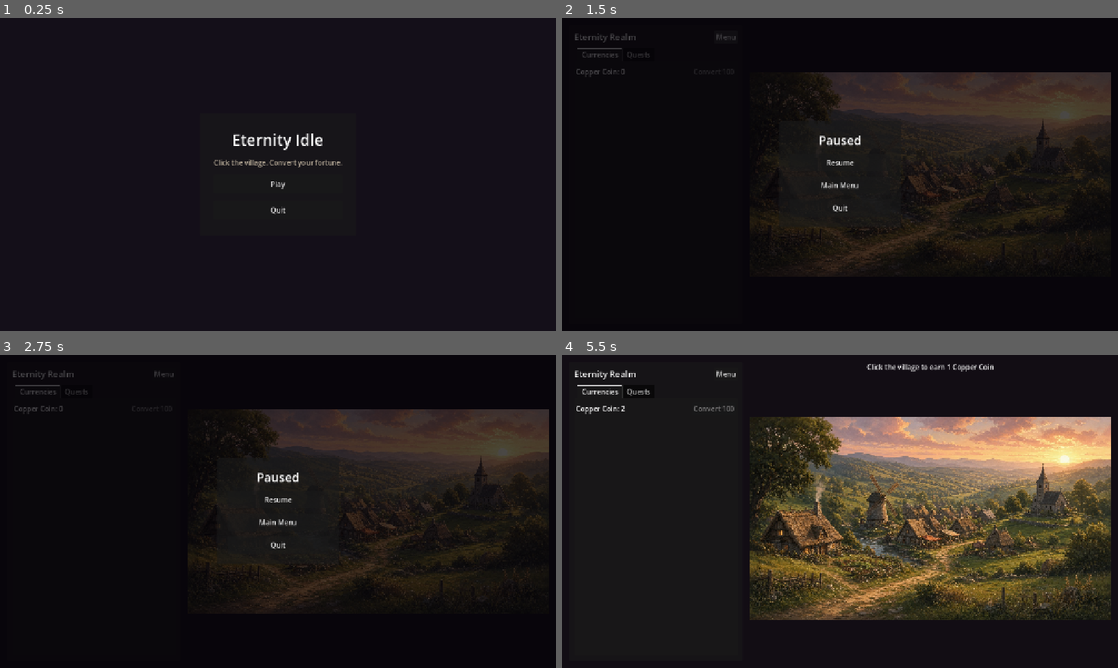
Above: before the commit, frames 1-4 (two rows, left to right).
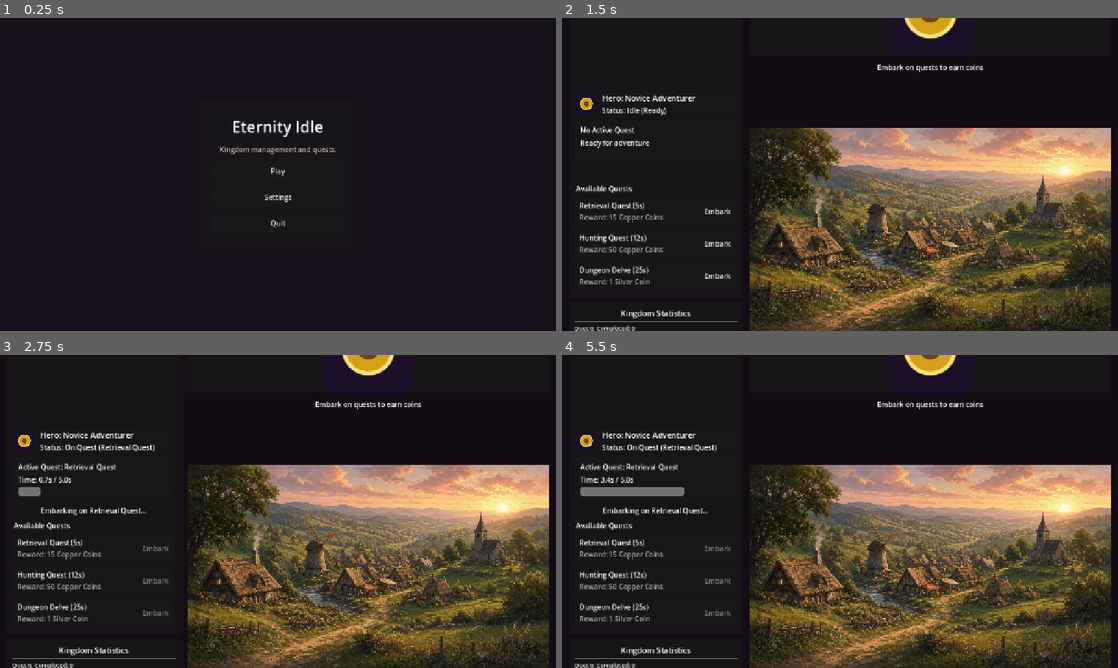
Above: after the commit, the same moments.

Repository: Aranha246/eternity-idle
Game: Godot game, scene res://scenes/main_menu.tscn
The game is run twice, just before and just after one commit, with the same random seed, the same clock (stepped at 60 frames per second) and the same inputs.
Inputs (mouse positions are in pixels of both pictures, inside the frame that each line leads up to):
- Up to frame 1 (0.25 s): no input
- Up to frame 2 (1.5 s): click "Play" at 0.5 s; click (723, 36) at 1.25 s, where only the run before the commit has a clickable "Menu"
- Up to frame 3 (2.75 s): click (155, 549) at 2 s, where only the run after the commit has a clickable "Embark"
- Up to frame 4 (5.5 s): click (840, 498) at 2.75 s, where only the run before the commit has a clickable "Resume"; tap Enter at 3.5, 5 s; move the mouse to (812, 574) at 3.52 s; click (812, 574) at 3.67 s; tap Space at 4.25 s; drag from (1006, 558) to (812, 574) at 4.27 s; move the mouse to (673, 464) at 5.02 s; click (673, 464) at 5.17 s

The runs differ from the first frame. In frame 1, 1.3% of the frame differs, in the area x 38-62%, y 32-68%; in frame 2, 50%; in frame 3, 51%, in the area x 2-99%, y 0-100%; in frame 4, 47%.

Commit message:
Refactor: Unified game layout, integrated quest-based progression, and added settings menu.

Diff:
--- a/scenes/main_idle.gd
+++ b/scenes/main_idle.gd
@@ -1,26 +1,43 @@
 extends Control
 
-const MINE_AMOUNT: float = 1.0
 const MENU_SCENE := "res://scenes/main_menu.tscn"
-
-@onready var _rows_container: VBoxContainer = $Root/MainPanel/Margin/VBox/TabContainer/Currencies/ScrollContainer/VBoxContainer
-@onready var _tab_container: TabContainer = $Root/MainPanel/Margin/VBox/TabContainer
+const SETTINGS_SCENE := preload("res://scenes/settings_menu.tscn")
+
+@onready var _rows_container: VBoxContainer = %CurrenciesContainer
 @onready var _village: TextureRect = $Root/VillageArea/VillageFrame/Village
 @onready var _menu_overlay: ColorRect = $MenuOverlay
 @onready var _hint_label: Label = $Root/VillageArea/HintLabel
+@onready var _stats_vbox: VBoxContainer = %StatsVBox
+@onready var _hero_sprite: TextureRect = %HeroSprite
 
 var _balance_labels: Dictionary = {}
 var _convert_buttons: Dictionary = {}
 var _rows: Dictionary = {}
+var _stat_labels: Dictionary = {}
+var _settings_instance: Control
 
 
 func _ready() -> void:
 	_menu_overlay.visible = false
 	_build_currency_rows()
+	_initialize_stats_display()
+
 	GameManager.currency_changed.connect(_on_currency_changed)
 	GameManager.tier_unlocked.connect(_on_tier_unlocked)
-	_village.gui_input.connect(_on_village_gui_input)
+	GameManager.quest_completed.connect(_on_quest_completed)
+	GameManager.quest_started.connect(_on_quest_started)
+
+	# Settings button in ESC menu (logic to be added)
+	if has_node("%SettingsButton"):
+		%SettingsButton.pressed.connect(_on_settings_pressed)
+
 	_refresh_all_rows()
+	_update_stats_display()
+
+
+func _process(_delta: float) -> void:
+	# Update time played stat occasionally or every frame if we want precision
+	_update_stat_label("time_played", "Time Played: %s" % _format_time(GameManager.time_played))
 
 
 func _unhandled_input(event: InputEvent) -> void:
@@ -29,20 +46,25 @@
 		get_viewport().set_input_as_handled()
 
 
-func _on_village_gui_input(event: InputEvent) -> void:
-	if _menu_overlay.visible:
-		return
-	if event is InputEventMouseButton:
-		var mouse := event as InputEventMouseButton
-		if mouse.pressed and mouse.button_index == MOUSE_BUTTON_LEFT:
-			GameManager.add_currency(0, MINE_AMOUNT)
-			_pulse_village()
+func _on_quest_started(_quest_type: String) -> void:
+	_pulse_hero()
+
+
+func _on_quest_completed(_reward_amount: float) -> void:
+	_pulse_village()
+	_update_stats_display()
 
 
 func _pulse_village() -> void:
 	var tween := create_tween()
 	tween.tween_property(_village, "modulate", Color(1.12, 1.08, 0.92, 1), 0.05)
 	tween.tween_property(_village, "modulate", Color.WHITE, 0.12)
+
+
+func _pulse_hero() -> void:
+	var tween := create_tween()
+	tween.tween_property(_hero_sprite, "scale", Vector2(1.1, 1.1), 0.1)
+	tween.tween_property(_hero_sprite, "scale", Vector2(1.0, 1.0), 0.1)
 
 
 func _build_currency_rows() -> void:
@@ -84,6 +106,41 @@
 	return row
 
 
+func _initialize_stats_display() -> void:
+	for child in _stats_vbox.get_children():
+		child.queue_free()
+
+	_add_stat_label("quests_completed", "Quests Completed: 0")
+	_add_stat_label("time_played", "Time Played: 0s")
+
+	for tier_index in GameManager.TIER_COUNT:
+		if tier_index < 3: # Just show first few tiers for now to keep it clean, or all?
+			_add_stat_label("total_tier_%d" % tier_index, "Total %s: 0" % GameManager.get_currency_name(tier_index))
+
+
+func _add_stat_label(id: String, initial_text: String) -> void:
+	var label := Label.new()
+	label.text = initial_text
+	label.add_theme_font_size_override("font_size", 14)
+	_stats_vbox.add_child(label)
+	_stat_labels[id] = label
+
+
+func _update_stat_label(id: String, text: String) -> void:
+	if _stat_labels.has(id):
+		_stat_labels[id].text = text
+
+
+func _update_stats_display() -> void:
+	_update_stat_label("quests_completed", "Quests Completed: %d" % GameManager.quests_completed_count)
+
+	for tier_index in GameManager.TIER_COUNT:
+		var id := "total_tier_%d" % tier_index
+		if _stat_labels.has(id):
+			var total := GameManager.total_coins_earned_by_tier.get(tier_index, 0.0)
+			_update_stat_label(id, "Total %s: %s" % [GameManager.get_currency_name(tier_index), _format_amount(total)])
+
+
 func _on_convert_pressed(from_tier: int) -> void:
 	GameManager.convert_to_next_tier(from_tier)
 
@@ -93,6 +150,7 @@
 	_update_convert_button(tier_index)
 	if tier_index > 0:
 		_update_convert_button(tier_index - 1)
+	_update_stats_display()
 
 
 func _on_tier_unlocked(tier_index: int) -> void:
@@ -140,9 +198,15 @@
 	return "%.2f" % amount
 
 
-func switch_tab(tab_index: int) -> void:
-	if _tab_container != null and tab_index >= 0 and tab_index < _tab_container.get_tab_count():
-		_tab_container.current_tab = tab_index
+func _format_time(seconds: float) -> String:
+	var hrs := int(seconds / 3600)
+	var mins := int(fmod(seconds, 3600) / 60)
+	var secs := int(fmod(seconds, 60))
+	if hrs > 0:
+		return "%dh %dm %ds" % [hrs, mins, secs]
+	elif mins > 0:
+		return "%dm %ds" % [mins, secs]
+	return "%ds" % secs
 
 
 func _on_menu_button_pressed() -> void:
@@ -151,6 +215,13 @@
 
 func _on_resume_pressed() -> void:
 	_close_menu()
+
+
+func _on_settings_pressed() -> void:
+	if _settings_instance == null:
+		_settings_instance = SETTINGS_SCENE.instantiate()
+		add_child(_settings_instance)
+	_settings_instance.show()
 
 
 func _on_main_menu_pressed() -> void:
--- a/scenes/main_idle.tscn
+++ b/scenes/main_idle.tscn
@@ -1,8 +1,9 @@
-[gd_scene load_steps=4 format=3 uid="uid://b8idle11tier01"]
+[gd_scene load_steps=5 format=3 uid="uid://b8idle11tier01"]
 
 [ext_resource type="Script" path="res://scenes/main_idle.gd" id="1_main"]
 [ext_resource type="Texture2D" path="res://assets/village.jpg" id="2_village"]
 [ext_resource type="PackedScene" uid="uid://cquestpanel01" path="res://scenes/quest_panel.tscn" id="3_quest"]
+[ext_resource type="Texture2D" path="res://icon.svg" id="4_hero"]
 
 [node name="MainIdle" type="Control"]
 layout_mode = 3
@@ -36,67 +37,115 @@
 grow_vertical = 2
 theme_override_constants/separation = 16
 
-[node name="MainPanel" type="PanelContainer" parent="Root"]
+[node name="LeftPanel" type="VBoxContainer" parent="Root"]
 custom_minimum_size = Vector2(400, 0)
 layout_mode = 2
-
-[node name="Margin" type="MarginContainer" parent="Root/MainPanel"]
+theme_override_constants/separation = 12
+
+[node name="MainPanel" type="PanelContainer" parent="Root/LeftPanel"]
+layout_mode = 2
+size_flags_vertical = 3
+
+[node name="Margin" type="MarginContainer" parent="Root/LeftPanel/MainPanel"]
 layout_mode = 2
 theme_override_constants/margin_left = 12
 theme_override_constants/margin_top = 12
 theme_override_constants/margin_right = 12
 theme_override_constants/margin_bottom = 12
 
-[node name="VBox" type="VBoxContainer" parent="Root/MainPanel/Margin"]
+[node name="VBox" type="VBoxContainer" parent="Root/LeftPanel/MainPanel/Margin"]
 layout_mode = 2
 theme_override_constants/separation = 10
 
-[node name="Header" type="HBoxContainer" parent="Root/MainPanel/Margin/VBox"]
-layout_mode = 2
-
-[node name="Title" type="Label" parent="Root/MainPanel/Margin/VBox/Header"]
+[node name="Header" type="HBoxContainer" parent="Root/LeftPanel/MainPanel/Margin/VBox"]
+layout_mode = 2
+
+[node name="Title" type="Label" parent="Root/LeftPanel/MainPanel/Margin/VBox/Header"]
 layout_mode = 2
 size_flags_horizontal = 3
 theme_override_font_sizes/font_size = 20
 text = "Eternity Realm"
 
-[node name="MenuButton" type="Button" parent="Root/MainPanel/Margin/VBox/Header"]
+[node name="MenuButton" type="Button" parent="Root/LeftPanel/MainPanel/Margin/VBox/Header"]
 layout_mode = 2
 text = "Menu"
 
-[node name="TabContainer" type="TabContainer" parent="Root/MainPanel/Margin/VBox"]
-layout_mode = 2
-size_flags_vertical = 3
-current_tab = 0
-
-[node name="Currencies" type="MarginContainer" parent="Root/MainPanel/Margin/VBox/TabContainer"]
-layout_mode = 2
-theme_override_constants/margin_left = 4
-theme_override_constants/margin_top = 8
-theme_override_constants/margin_right = 4
-theme_override_constants/margin_bottom = 8
-
-[node name="ScrollContainer" type="ScrollContainer" parent="Root/MainPanel/Margin/VBox/TabContainer/Currencies"]
+[node name="ContentVBox" type="VBoxContainer" parent="Root/LeftPanel/MainPanel/Margin/VBox"]
+layout_mode = 2
+size_flags_vertical = 3
+theme_override_constants/separation = 12
+
+[node name="CurrenciesScroll" type="ScrollContainer" parent="Root/LeftPanel/MainPanel/Margin/VBox/ContentVBox"]
+custom_minimum_size = Vector2(0, 200)
 layout_mode = 2
 size_flags_vertical = 3
 horizontal_scroll_mode = 0
 
-[node name="VBoxContainer" type="VBoxContainer" parent="Root/MainPanel/Margin/VBox/TabContainer/Currencies/ScrollContainer"]
+[node name="CurrenciesContainer" type="VBoxContainer" parent="Root/LeftPanel/MainPanel/Margin/VBox/ContentVBox/CurrenciesScroll"]
+unique_name_in_owner = true
 layout_mode = 2
 size_flags_horizontal = 3
 theme_override_constants/separation = 8
 
-[node name="Quests" parent="Root/MainPanel/Margin/VBox/TabContainer" instance=ExtResource("3_quest")]
-layout_mode = 2
+[node name="HSeparator" type="HSeparator" parent="Root/LeftPanel/MainPanel/Margin/VBox/ContentVBox"]
+layout_mode = 2
+
+[node name="Quests" parent="Root/LeftPanel/MainPanel/Margin/VBox/ContentVBox" instance=ExtResource("3_quest")]
+layout_mode = 2
+size_flags_vertical = 3
+
+[node name="StatsPanel" type="PanelContainer" parent="Root/LeftPanel"]
+unique_name_in_owner = true
+custom_minimum_size = Vector2(0, 180)
+layout_mode = 2
+
+[node name="Margin" type="MarginContainer" parent="Root/LeftPanel/StatsPanel"]
+layout_mode = 2
+theme_override_constants/margin_left = 12
+theme_override_constants/margin_top = 12
+theme_override_constants/margin_right = 12
+theme_override_constants/margin_bottom = 12
+
+[node name="VBox" type="VBoxContainer" parent="Root/LeftPanel/StatsPanel/Margin"]
+layout_mode = 2
+
+[node name="Label" type="Label" parent="Root/LeftPanel/StatsPanel/Margin/VBox"]
+layout_mode = 2
+theme_override_font_sizes/font_size = 18
+text = "Kingdom Statistics"
+horizontal_alignment = 1
+
+[node name="HSeparator" type="HSeparator" parent="Root/LeftPanel/StatsPanel/Margin/VBox"]
+layout_mode = 2
+
+[node name="Scroll" type="ScrollContainer" parent="Root/LeftPanel/StatsPanel/Margin/VBox"]
+layout_mode = 2
+size_flags_vertical = 3
+
+[node name="StatsVBox" type="VBoxContainer" parent="Root/LeftPanel/StatsPanel/Margin/VBox/Scroll"]
+unique_name_in_owner = true
+layout_mode = 2
+size_flags_horizontal = 3
 
 [node name="VillageArea" type="VBoxContainer" parent="Root"]
 layout_mode = 2
 size_flags_horizontal = 3
-theme_override_constants/separation = 8
+theme_override_constants/separation = 16
+
+[node name="HeroVisualContainer" type="PanelContainer" parent="Root/VillageArea"]
+custom_minimum_size = Vector2(0, 200)
+layout_mode = 2
+
+[node name="HeroSprite" type="TextureRect" parent="Root/VillageArea/HeroVisualContainer"]
+unique_name_in_owner = true
+layout_mode = 2
+texture = ExtResource("4_hero")
+expand_mode = 1
+stretch_mode = 5
 
 [node name="HintLabel" type="Label" parent="Root/VillageArea"]
 layout_mode = 2
-text = "Click the village to earn 1 Copper Coin"
+text = "Embark on quests to earn coins"
 horizontal_alignment = 1
 
 [node name="VillageFrame" type="AspectRatioContainer" parent="Root/VillageArea"]
@@ -106,7 +155,6 @@
 
 [node name="Village" type="TextureRect" parent="Root/VillageArea/VillageFrame"]
 layout_mode = 2
-mouse_default_cursor_shape = 2
 texture = ExtResource("2_village")
 expand_mode = 1
 stretch_mode = 6
@@ -130,7 +178,7 @@
 grow_vertical = 2
 
 [node name="Panel" type="PanelContainer" parent="MenuOverlay/Center"]
-custom_minimum_size = Vector2(280, 220)
+custom_minimum_size = Vector2(300, 320)
 layout_mode = 2
 
 [node name="Margin" type="MarginContainer" parent="MenuOverlay/Center/Panel"]
@@ -155,6 +203,12 @@
 layout_mode = 2
 text = "Resume"
 
+[node name="SettingsButton" type="Button" parent="MenuOverlay/Center/Panel/Margin/VBox"]
+unique_name_in_owner = true
+custom_minimum_size = Vector2(0, 40)
+layout_mode = 2
+text = "Settings"
+
 [node name="MainMenuButton" type="Button" parent="MenuOverlay/Center/Panel/Margin/VBox"]
 custom_minimum_size = Vector2(0, 40)
 layout_mode = 2
@@ -165,7 +219,7 @@
 layout_mode = 2
 text = "Quit"
 
-[connection signal="pressed" from="Root/MainPanel/Margin/VBox/Header/MenuButton" to="." method="_on_menu_button_pressed"]
+[connection signal="pressed" from="Root/LeftPanel/MainPanel/Margin/VBox/Header/MenuButton" to="." method="_on_menu_button_pressed"]
 [connection signal="pressed" from="MenuOverlay/Center/Panel/Margin/VBox/ResumeButton" to="." method="_on_resume_pressed"]
 [connection signal="pressed" from="MenuOverlay/Center/Panel/Margin/VBox/MainMenuButton" to="." method="_on_main_menu_pressed"]
 [connection signal="pressed" from="MenuOverlay/Center/Panel/Margin/VBox/QuitButton" to="." method="_on_quit_pressed"]
--- a/scenes/main_menu.gd
+++ b/scenes/main_menu.gd
@@ -1,11 +1,26 @@
 extends Control
 
 const GAME_SCENE := "res://scenes/main_idle.tscn"
+const SETTINGS_SCENE := preload("res://scenes/settings_menu.tscn")
+
+var _settings_instance: Control
+
+
+func _ready() -> void:
+	if has_node("%SettingsButton"):
+		%SettingsButton.pressed.connect(_on_settings_pressed)
 
 
 func _on_play_pressed() -> void:
 	get_tree().change_scene_to_file(GAME_SCENE)
 
 
+func _on_settings_pressed() -> void:
+	if _settings_instance == null:
+		_settings_instance = SETTINGS_SCENE.instantiate()
+		add_child(_settings_instance)
+	_settings_instance.show()
+
+
 func _on_quit_pressed() -> void:
 	get_tree().quit()
--- a/scenes/main_menu.tscn
+++ b/scenes/main_menu.tscn
@@ -29,7 +29,7 @@
 grow_vertical = 2
 
 [node name="Panel" type="PanelContainer" parent="Center"]
-custom_minimum_size = Vector2(360, 280)
+custom_minimum_size = Vector2(360, 320)
 layout_mode = 2
 
 [node name="Margin" type="MarginContainer" parent="Center/Panel"]
@@ -53,7 +53,7 @@
 [node name="Subtitle" type="Label" parent="Center/Panel/Margin/VBox"]
 layout_mode = 2
 theme_override_colors/font_color = Color(0.75, 0.7, 0.62, 1)
-text = "Click the village. Convert your fortune."
+text = "Kingdom management and quests."
 horizontal_alignment = 1
 autowrap_mode = 2
 
@@ -62,6 +62,12 @@
 layout_mode = 2
 text = "Play"
 
+[node name="SettingsButton" type="Button" parent="Center/Panel/Margin/VBox"]
+unique_name_in_owner = true
+custom_minimum_size = Vector2(0, 44)
+layout_mode = 2
+text = "Settings"
+
 [node name="QuitButton" type="Button" parent="Center/Panel/Margin/VBox"]
 custom_minimum_size = Vector2(0, 44)
 layout_mode = 2
--- /dev/null
+++ b/scenes/settings_menu.gd
@@ -0,0 +1,36 @@
+extends Control
+
+@onready var sfx_slider: HSlider = %SFXSlider
+@onready var music_slider: HSlider = %MusicSlider
+@onready var ui_scale_slider: HSlider = %UIScaleSlider
+@onready var close_button: Button = %CloseButton
+
+signal closed
+
+
+func _ready() -> void:
+	sfx_slider.value = GameManager.sfx_volume * 100
+	music_slider.value = GameManager.music_volume * 100
+	ui_scale_slider.value = GameManager.ui_scale * 100
+
+	sfx_slider.value_changed.connect(_on_sfx_changed)
+	music_slider.value_changed.connect(_on_music_changed)
+	ui_scale_slider.value_changed.connect(_on_ui_scale_changed)
+	close_button.pressed.connect(_on_close_pressed)
+
+
+func _on_sfx_changed(value: float) -> void:
+	GameManager.sfx_volume = value / 100.0
+
+
+func _on_music_changed(value: float) -> void:
+	GameManager.music_volume = value / 100.0
+
+
+func _on_ui_scale_changed(value: float) -> void:
+	GameManager.ui_scale = value / 100.0
+
+
+func _on_close_pressed() -> void:
+	closed.emit()
+	hide()
--- /dev/null
+++ b/scenes/settings_menu.tscn
@@ -0,0 +1,87 @@
+[gd_scene load_steps=2 format=3 uid="uid://settingsmenu01"]
+
+[ext_resource type="Script" path="res://scenes/settings_menu.gd" id="1_settings"]
+
+[node name="SettingsMenu" type="ColorRect"]
+anchors_preset = 15
+anchor_right = 1.0
+anchor_bottom = 1.0
+grow_horizontal = 2
+grow_vertical = 2
+color = Color(0, 0, 0, 0.5)
+script = ExtResource("1_settings")
+
+[node name="Center" type="CenterContainer" parent="."]
+layout_mode = 1
+anchors_preset = 15
+anchor_right = 1.0
+anchor_bottom = 1.0
+grow_horizontal = 2
+grow_vertical = 2
+
+[node name="Panel" type="PanelContainer" parent="Center"]
+custom_minimum_size = Vector2(400, 300)
+layout_mode = 2
+
+[node name="Margin" type="MarginContainer" parent="Center/Panel"]
+layout_mode = 2
+theme_override_constants/margin_left = 24
+theme_override_constants/margin_top = 24
+theme_override_constants/margin_right = 24
+theme_override_constants/margin_bottom = 24
+
+[node name="VBox" type="VBoxContainer" parent="Center/Panel/Margin"]
+layout_mode = 2
+theme_override_constants/separation = 20
+
+[node name="Title" type="Label" parent="Center/Panel/Margin/VBox"]
+layout_mode = 2
+theme_override_font_sizes/font_size = 24
+text = "Settings"
+horizontal_alignment = 1
+
+[node name="Grid" type="GridContainer" parent="Center/Panel/Margin/VBox"]
+layout_mode = 2
+theme_override_constants/h_separation = 20
+theme_override_constants/v_separation = 15
+columns = 2
+
+[node name="MusicLabel" type="Label" parent="Center/Panel/Margin/VBox/Grid"]
+layout_mode = 2
+text = "Music Volume"
+
+[node name="MusicSlider" type="HSlider" parent="Center/Panel/Margin/VBox/Grid"]
+unique_name_in_owner = true
+layout_mode = 2
+size_flags_horizontal = 3
+size_flags_vertical = 4
+
+[node name="SFXLabel" type="Label" parent="Center/Panel/Margin/VBox/Grid"]
+layout_mode = 2
+text = "SFX Volume"
+
+[node name="SFXSlider" type="HSlider" parent="Center/Panel/Margin/VBox/Grid"]
+unique_name_in_owner = true
+layout_mode = 2
+size_flags_horizontal = 3
+size_flags_vertical = 4
+
+[node name="UIScaleLabel" type="Label" parent="Center/Panel/Margin/VBox/Grid"]
+layout_mode = 2
+text = "UI Scale"
+
+[node name="UIScaleSlider" type="HSlider" parent="Center/Panel/Margin/VBox/Grid"]
+unique_name_in_owner = true
+layout_mode = 2
+size_flags_horizontal = 3
+size_flags_vertical = 4
+min_value = 50.0
+max_value = 150.0
+value = 100.0
+
+[node name="CloseButton" type="Button" parent="Center/Panel/Margin/VBox"]
+unique_name_in_owner = true
+custom_minimum_size = Vector2(120, 40)
+layout_mode = 2
+size_flags_horizontal = 4
+text = "Close"
--- a/scripts/game_manager.gd
+++ b/scripts/game_manager.gd
@@ -61,12 +61,21 @@
 var quest_duration: float = 0.0
 var current_quest_type: String = ""
 
+## Stats tracking
+var total_coins_earned_by_tier: Dictionary = {}
+var quests_completed_count: int = 0
+var time_played: float = 0.0
+var sfx_volume: float = 1.0
+var music_volume: float = 1.0
+var ui_scale: float = 1.0
+
 
 func _ready() -> void:
 	_initialize_currencies()
 
 
 func _process(delta: float) -> void:
+	time_played += delta
 	if is_quest_active:
 		tick_quest(delta)
 
@@ -74,6 +83,7 @@
 func _initialize_currencies() -> void:
 	for tier_index in TIER_COUNT:
 		currencies[tier_index] = 0.0
+		total_coins_earned_by_tier[tier_index] = 0.0
 		# Copper Coin is available from the start; every other tier is locked.
 		unlocked_tiers[tier_index] = tier_index == 0
 
@@ -113,6 +123,7 @@
 	if amount == 0.0:
 		return
 	currencies[tier_index] = get_balance(tier_index) + amount
+	total_coins_earned_by_tier[tier_index] = total_coins_earned_by_tier.get(tier_index, 0.0) + amount
 	if not is_tier_unlocked(tier_index):
 		_unlock_tier(tier_index)
 	currency_changed.emit(tier_index, currencies[tier_index])
@@ -213,6 +224,7 @@
 	current_quest_type = ""
 	quest_timer = 0.0
 	quest_duration = 0.0
+	quests_completed_count += 1
 
 	add_currency(reward_tier, reward_amount)
 	quest_completed.emit(reward_amount)
Not shown: 1 places in scenes/main_menu.tscn that only renumber resources
